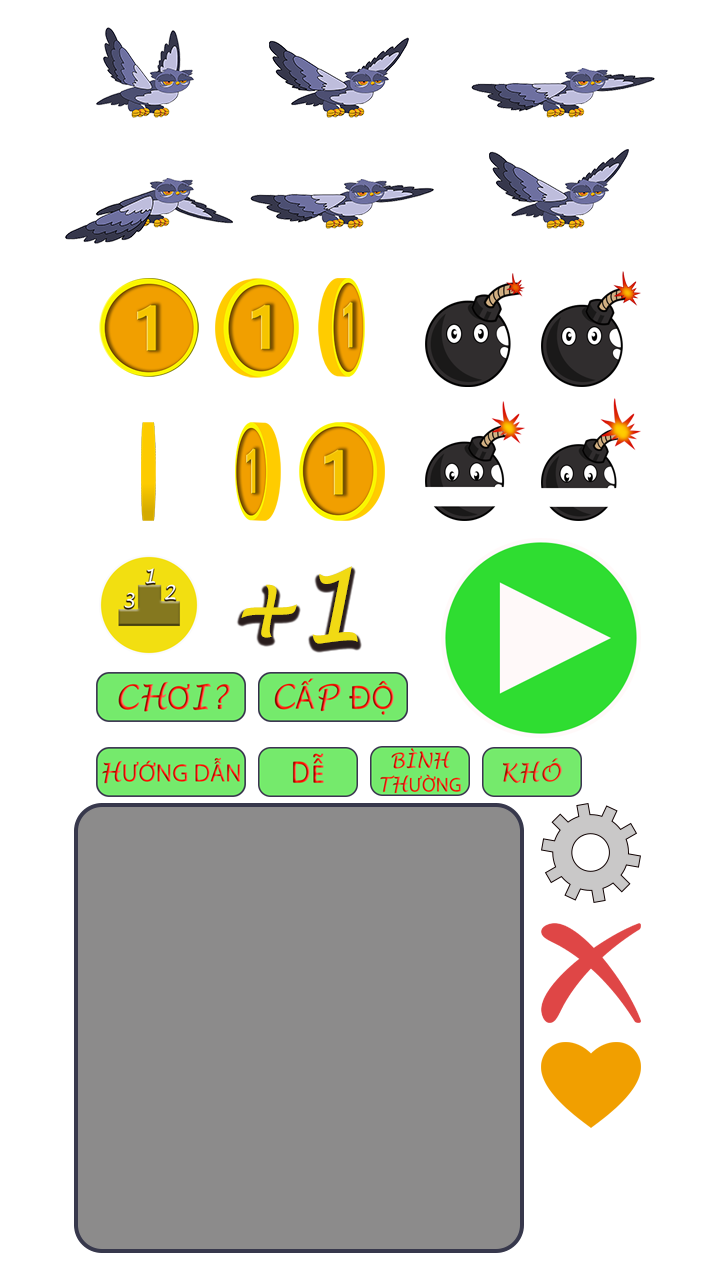
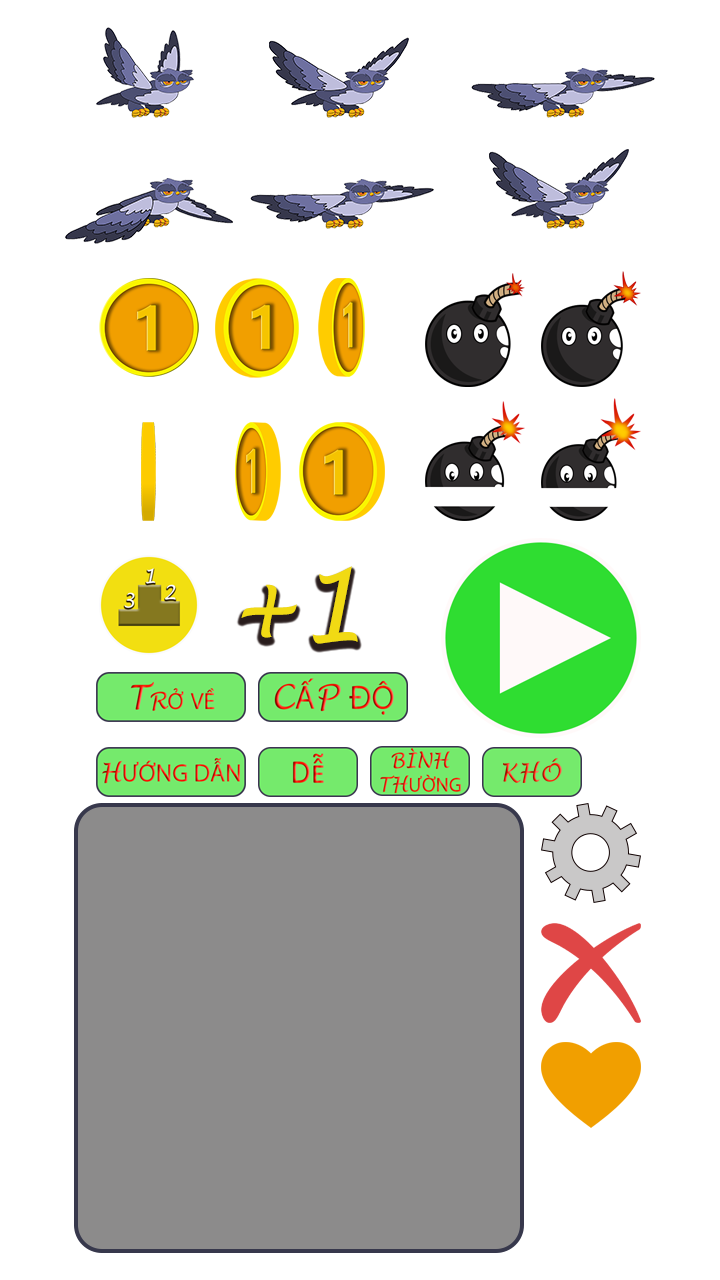
Before/after of a 720×1280 layered artwork. What changed in the layer stack:
removed group "Ready?" (1 layers) over [117, 681, 231, 713]
removed layer "CHƠI?" from group "Ready?" over [117, 681, 231, 713]
added group "BackButton" with 1 layers above "PlayButton" over [117, 681, 231, 713]
added layer "Back" in group "BackButton" over [117, 681, 231, 713]
